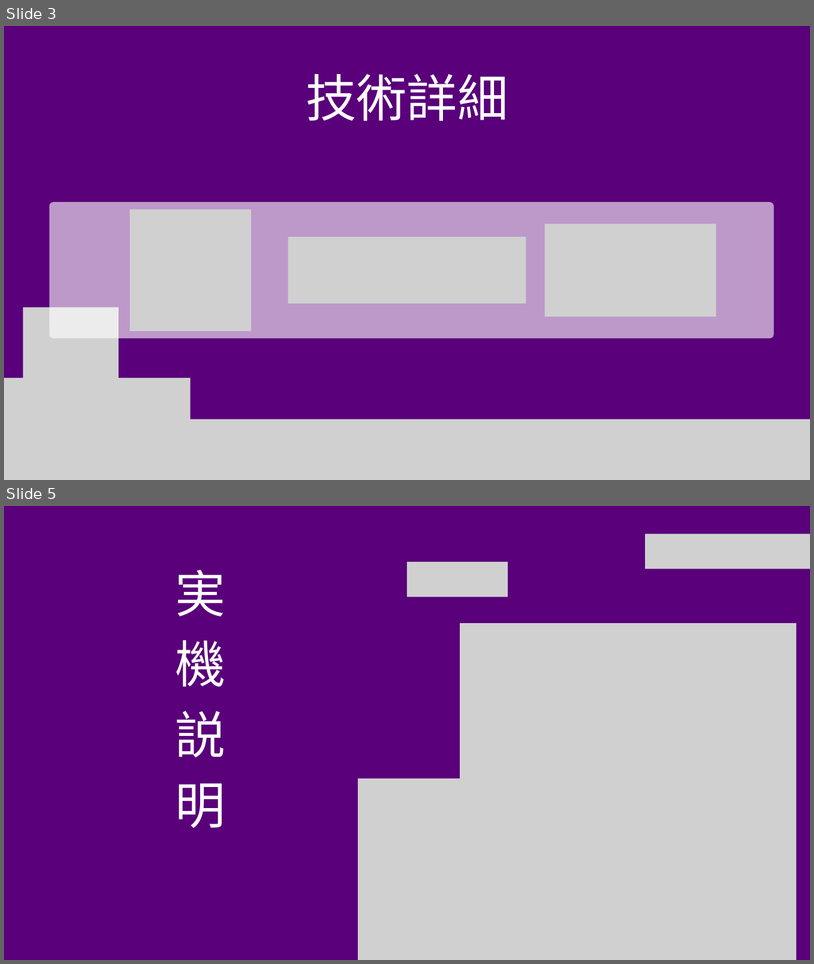
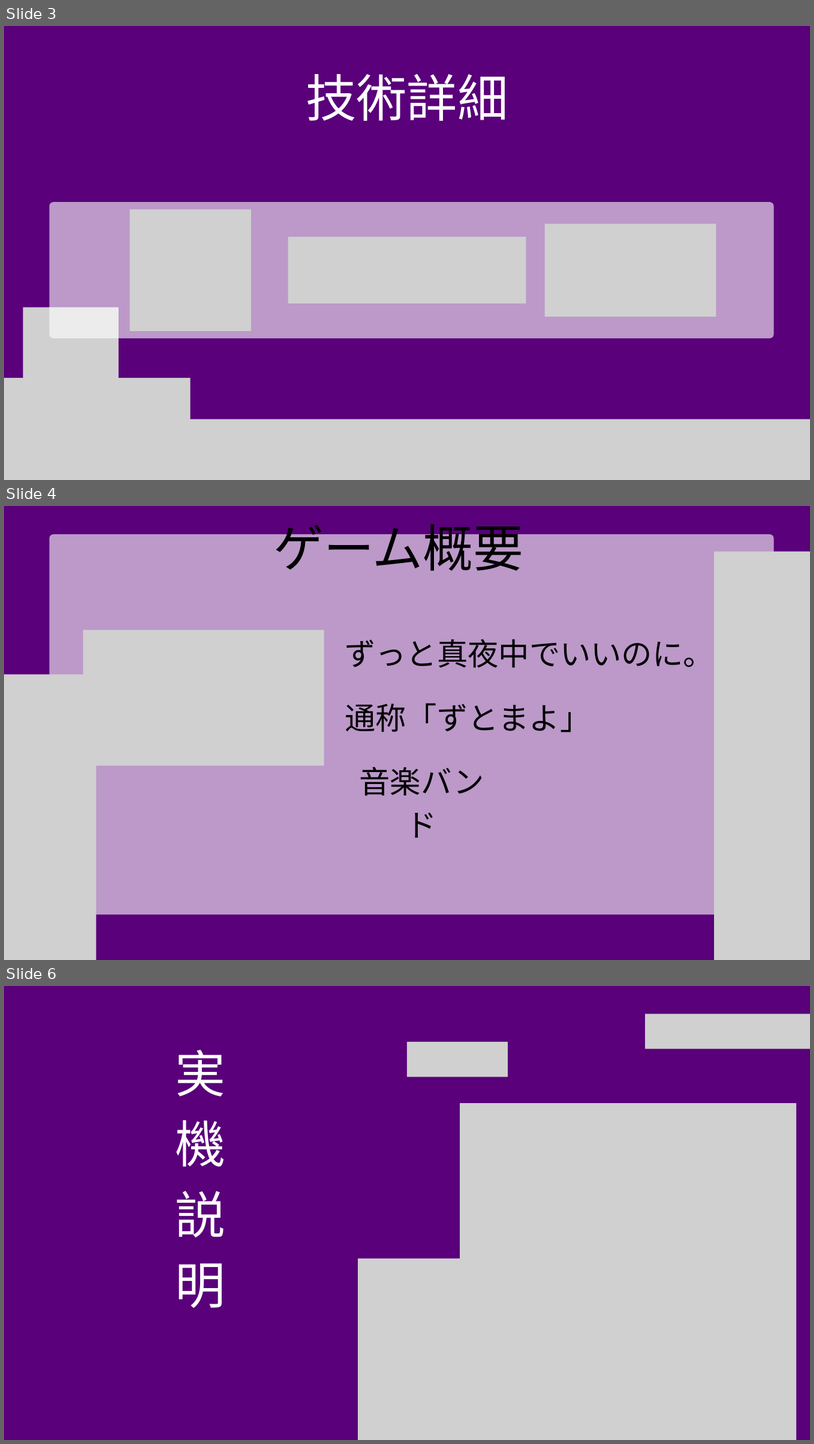
Before and after one commit to kota2929/flutternoyatu, a slide deck: flutter_application_1/flutter2025_yogiashi.pptx. Shown one above the other, each under a label of ours: slides 3 and 5 before the commit, slides 3, 4 and 6 after it; the slides between them are not shown. The pictures are 814x964 and 814x1444 pixels, drawn with LibreOffice and Linux fonts; fonts in the diff are those of the drawing; grey boxes stand for pictures. Boxes give left, top, right and bottom in pixels: in the first picture for what was removed or moved away, otherwise in the second. Text is boxed around its words. In the diff, an @@ line names an element or a change of style, - is before the commit and + after.

```diff
--- a/flutter_application_1/flutter2025_yogiashi.pptx
+++ b/flutter_application_1/flutter2025_yogiashi.pptx
@@ slide 4 added at <box>4,506,810,960</box>, background #59007A @@
@@ text added at <box>273,516,524,571</box>, 90 pt, text #000000 @@
+ゲーム概要
@@ freeform shape added at <box>49,534,774,914</box>, fill #FFFFFF at 60% opacity @@
@@ picture added at <box>714,551,810,960</box> @@
@@ picture added at <box>83,630,324,765</box> @@
@@ text added at <box>345,639,714,667</box>, 55 pt, text #000000 @@
+ずっと真夜中でいいのに。
@@ picture added at <box>4,674,96,960</box> @@
@@ text added at <box>345,703,591,732</box>, 55 pt, text #000000 @@
+通称「ずとまよ」
@@ text added at <box>360,766,485,838</box>, 55 pt, text #000000 @@
+音楽バンド
@@ what was slide 5 is now slide 6 @@
```
Also in this commit, not shown: 3 slides changed, 2 other files.
